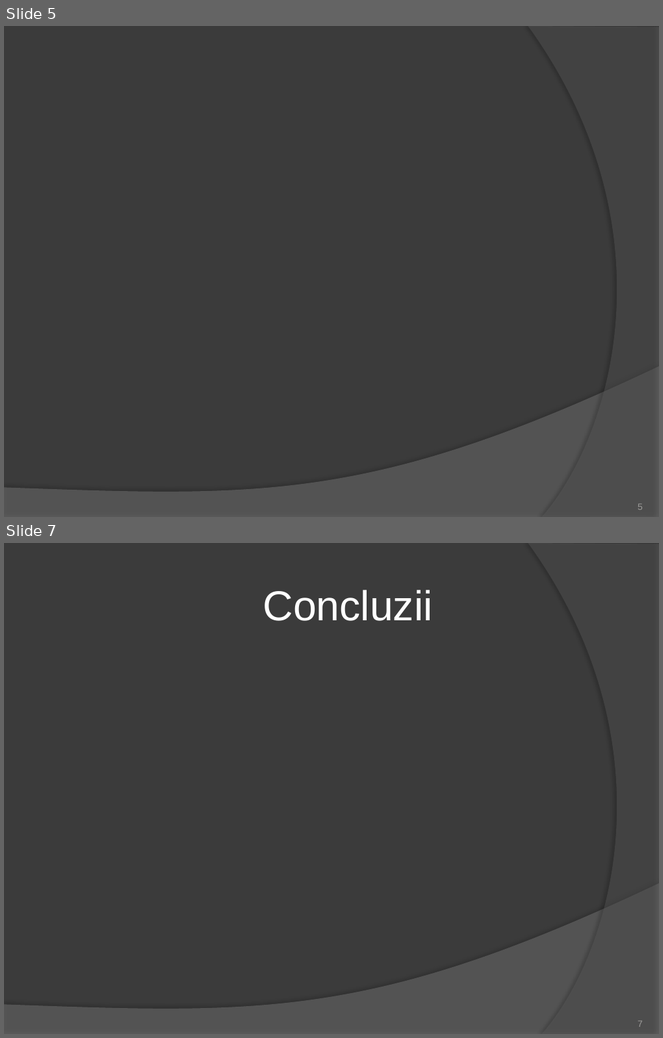
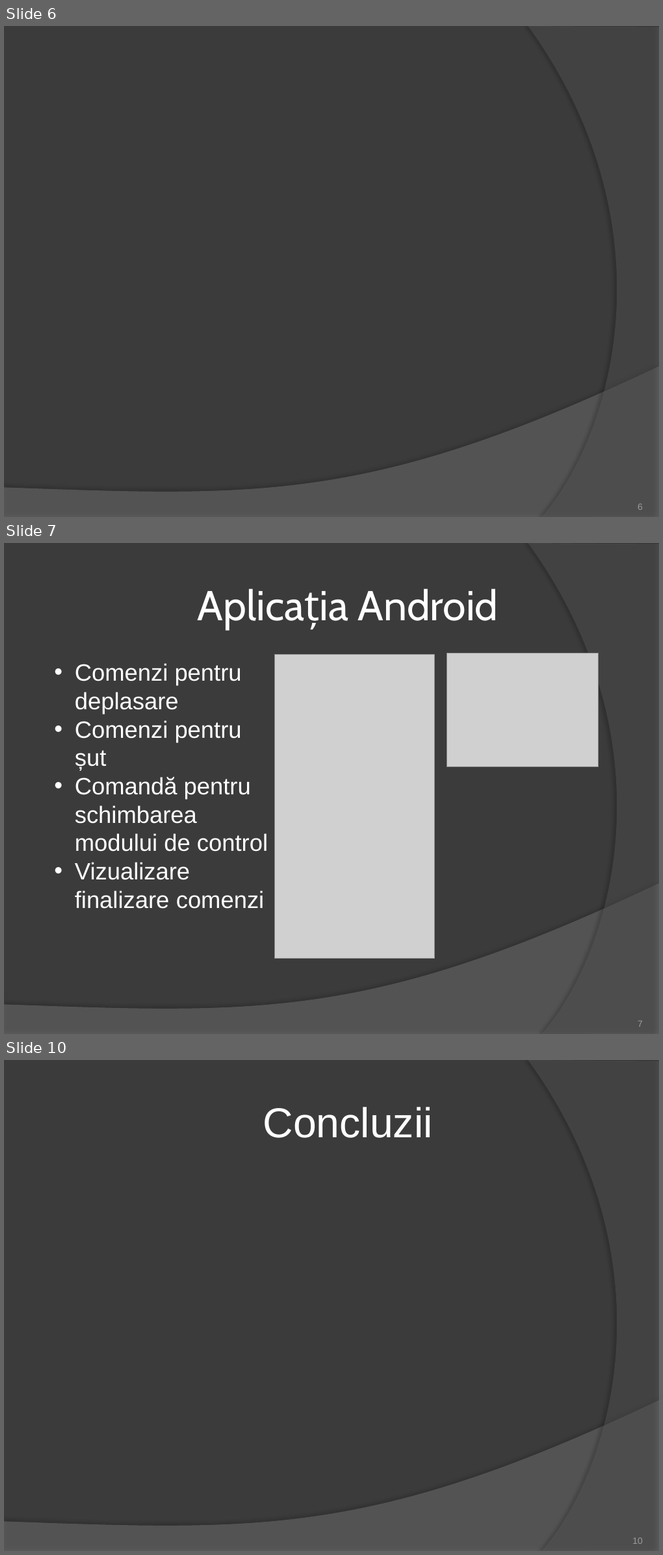
Before and after one commit to BatrinutSilviu/Licenta, a slide deck: ROBOTINHO.pptx. Shown one above the other, each under a label of ours: slides 5 and 7 before the commit, slides 6, 7 and 10 after it; the slides between them are not shown. The pictures are 663x1038 and 663x1555 pixels, drawn with LibreOffice and Linux fonts; fonts in the diff are those of the drawing; grey boxes stand for pictures. Boxes give left, top, right and bottom in pixels: in the first picture for what was removed or moved away, otherwise in the second. Text is boxed around its words. In the diff, an @@ line names an element or a change of style, - is before the commit and + after.

```diff
--- a/ROBOTINHO.pptx
+++ b/ROBOTINHO.pptx
@@ slide 7 added at [4,543,659,1034], background #3B3B3B; not listed: 2 template elements that a slide beside it also shows @@
@@ title added at [358,589,498,621], 46 pt, text #FFFFFF @@
+Aplicația Android
@@ picture added at [274,654,434,959] @@
@@ picture added at [447,653,599,767] @@
@@ text added at [75,663,268,909], 26 pt, text #FFFFFF @@
+• Comenzi pentru deplasare
+• Comenzi pentru șut
+• Comandă pentru schimbarea modului de control
+• Vizualizare finalizare comenzi
@@ page number added at [638,1021,643,1027], 10 pt, text #9D9B9A @@
+7
@@ what was slide 5 is now slide 6 @@
@@ what was slide 7 is now slide 10 @@
@@ page number at [633,1538,643,1544]: text changed @@
-7
+10
```
Also in this commit, not shown: 3 other slides added, 1 slide removed.
